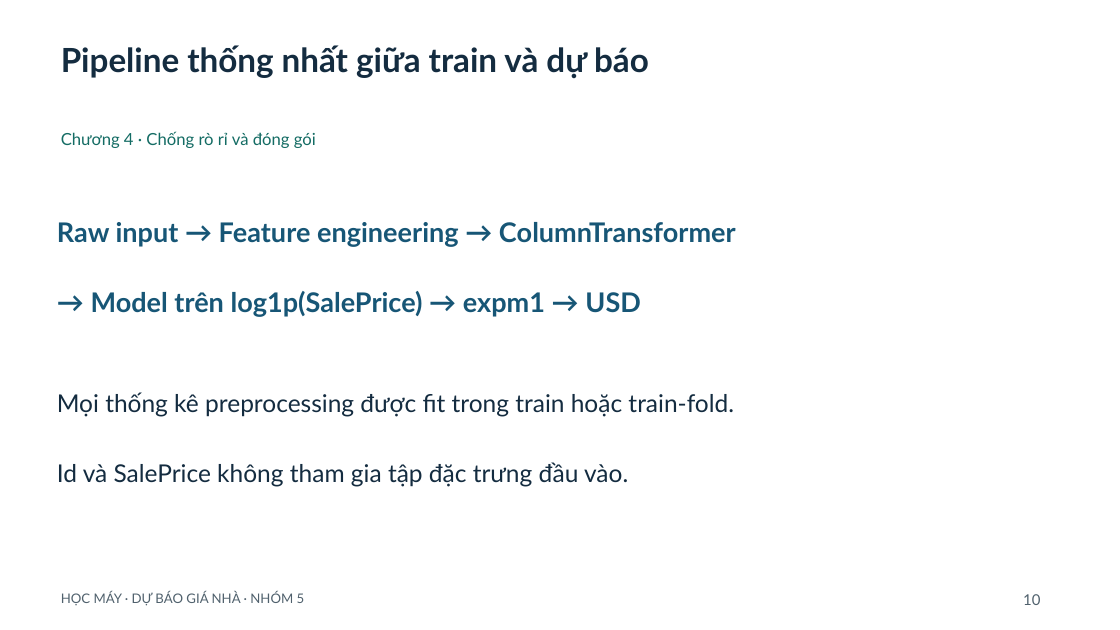
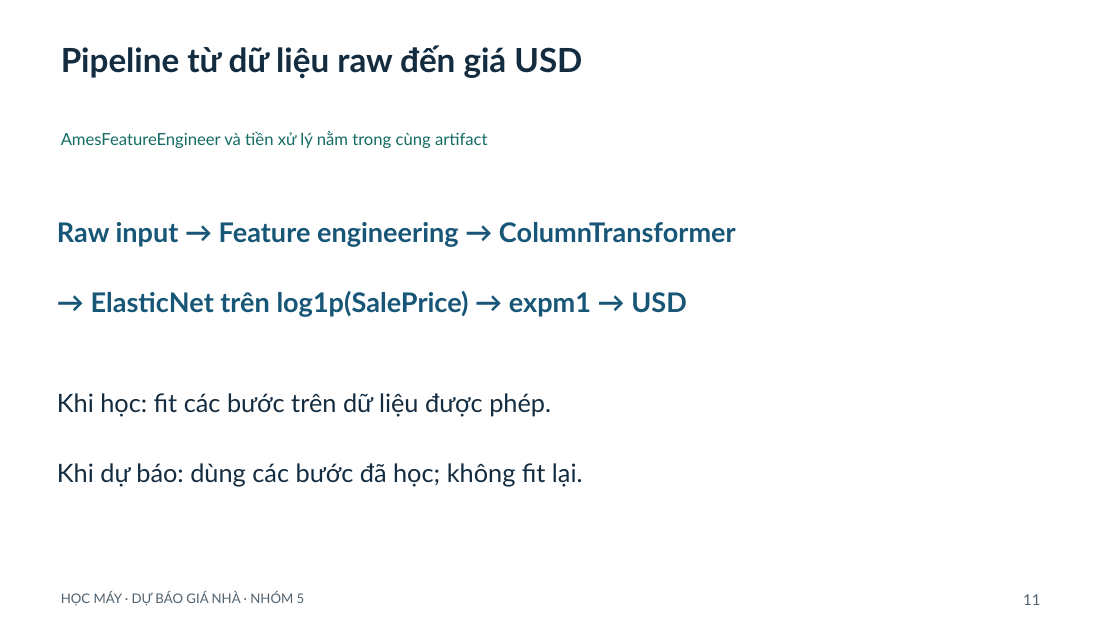
Before and after one commit to ngtd-2609/ames-house-price-prediction, a slide deck: slide 11 of slides/Slide_Hoc_may.pptx (slide 10 before the commit). Drawn at 1120x630 pixels with LibreOffice and Linux fonts; fonts in the diff are those of the drawing. Boxes give left, top, right and bottom in pixels: in the first picture for what was removed or moved away, otherwise in the second. Text is boxed around its words. In the diff, an @@ line names an element or a change of style, - is before the commit and + after.

```diff
--- a/slides/Slide_Hoc_may.pptx
+++ b/slides/Slide_Hoc_may.pptx
@@ text at box(61, 45, 582, 79): text changed @@
-Pipeline thống nhất giữa train và dự báo
+Pipeline từ dữ liệu raw đến giá USD
@@ text at box(61, 131, 488, 148): text changed @@
-Chương 4 · Chống rò rỉ và đóng gói
+AmesFeatureEngineer và tiền xử lý nằm trong cùng artifact
@@ text at box(91, 291, 687, 317): text changed @@
-→ Model trên log1p(SalePrice) → expm1 → USD
+→ ElasticNet trên log1p(SalePrice) → expm1 → USD
@@ text at box(57, 393, 551, 417): text changed; size 21 to 21.8 pt @@
-Mọi thống kê preprocessing được fit trong train hoặc train-fold.
+Khi học: fit các bước trên dữ liệu được phép.
@@ text at box(57, 463, 583, 487): text changed; size 21 to 21.8 pt @@
-Id và SalePrice không tham gia tập đặc trưng đầu vào.
+Khi dự báo: dùng các bước đã học; không fit lại.
@@ text at box(1023, 594, 1040, 605): text changed @@
-10
+11
```
Also in this commit, not shown: 19 other slides changed, 4 slides added, 4 slides removed, 1 other file.
